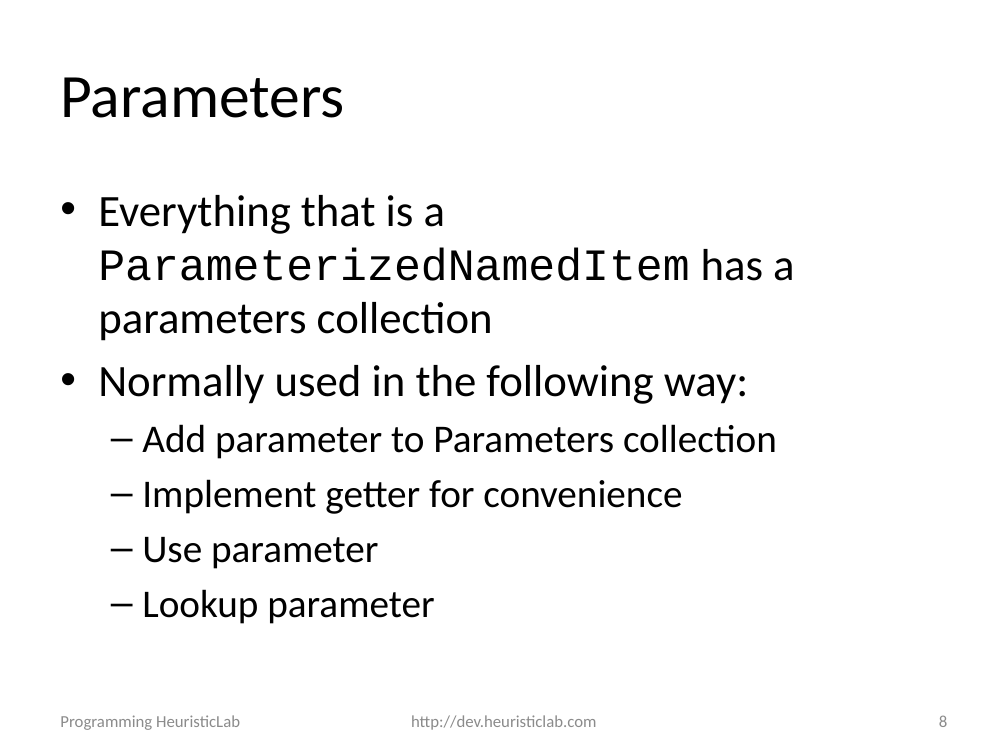
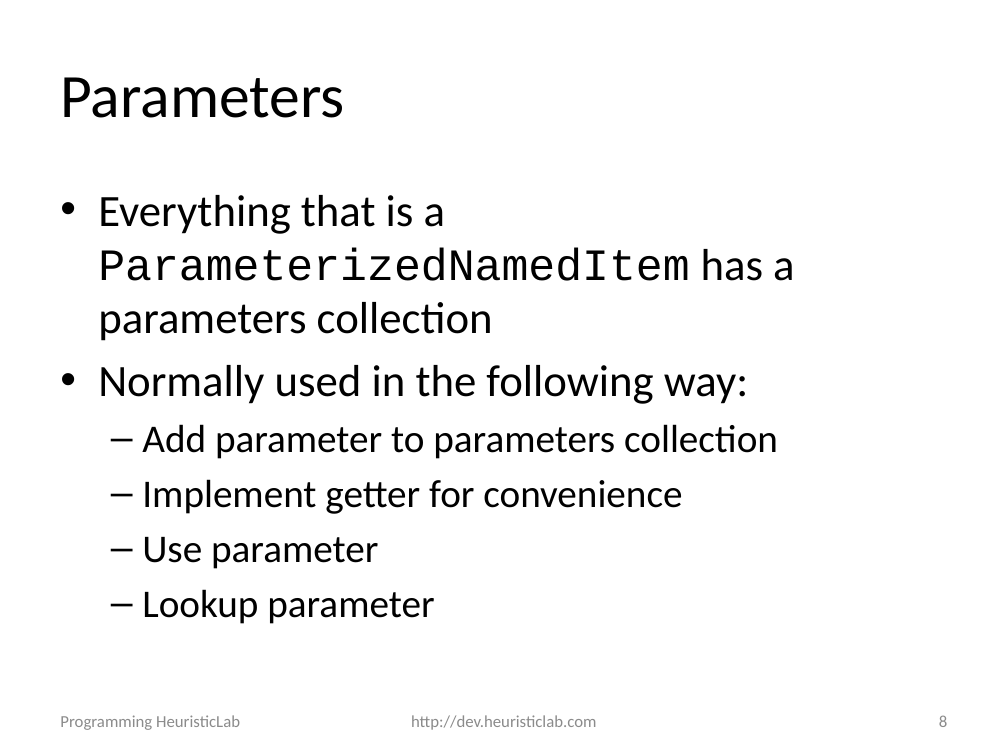
Before and after one commit to heal-research/HeuristicLab, a slide deck: slide 8 of documentation/Tutorials/Programming HeuristicLab - Algorithms and Problems.pptx. Drawn at 1008x756 pixels with LibreOffice and Linux fonts; fonts in the diff are those of the drawing; background and template pictures are left out. Boxes give left, top, right and bottom in pixels: in the first picture for what was removed or moved away, otherwise in the second. Text is boxed around its words. In the diff, an @@ line names an element or a change of style, - is before the commit and + after.

```diff
--- a/documentation/Tutorials/Programming HeuristicLab - Algorithms and Problems.pptx
+++ b/documentation/Tutorials/Programming HeuristicLab - Algorithms and Problems.pptx
@@ text at bbox=[142, 424, 778, 459]: text changed @@
-  – Add parameter to Parameters collection
+  – Add parameter to parameters collection
```
Also in this commit, not shown: 4 other slides changed, 1 other file.
